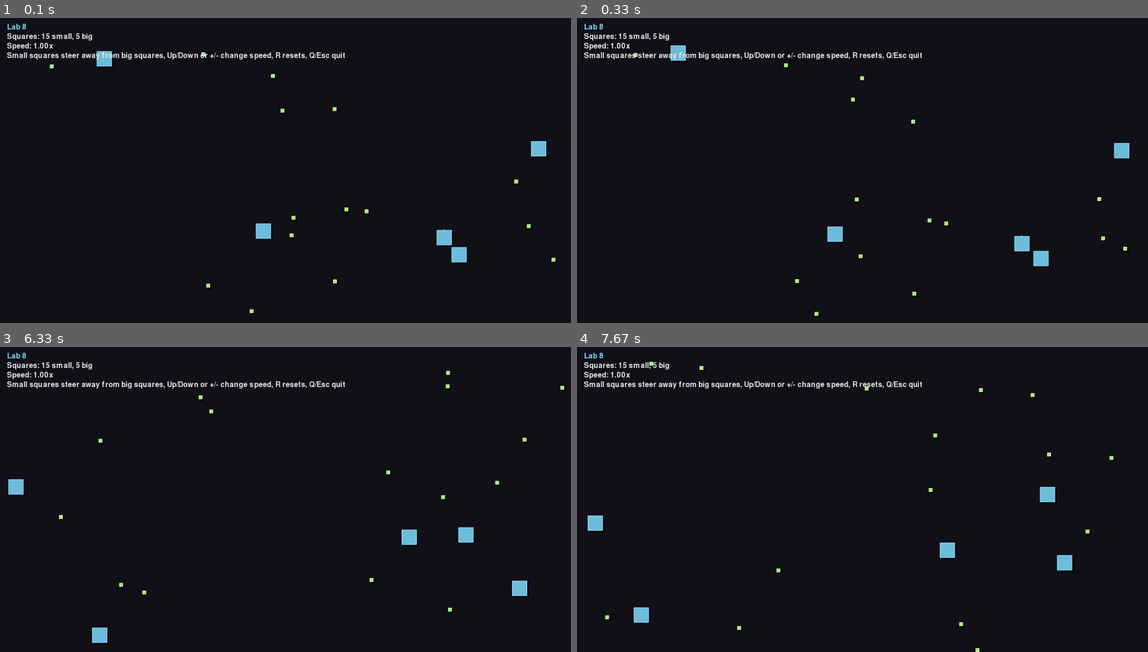
Above: before the commit, frames 1-4 (two rows, left to right).
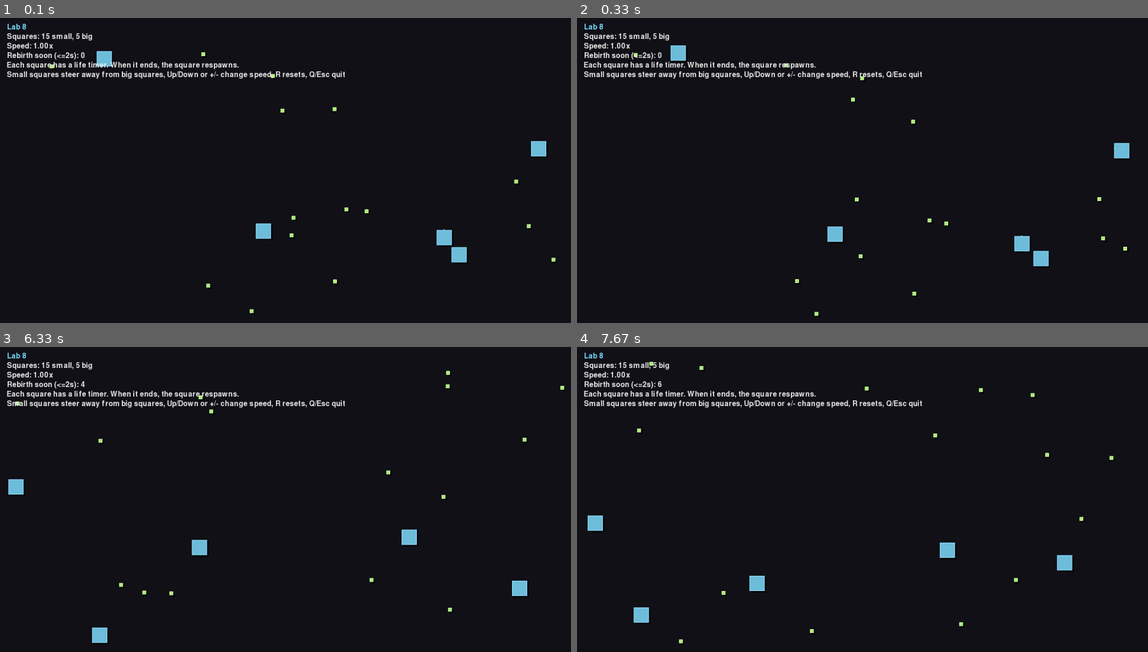
Above: after the commit, the same moments.

Repository: benogeorge/lab8-pygame
Game: pygame game, started from main.py
Same seed, same stepped clock (60 frames per second), same inputs: the game is played once before the commit and once after it.
Inputs:
- Up to frame 1 (0.1 s): no input
- Up to frame 2 (0.33 s): no input
- Up to frame 3 (6.33 s): hold Up 0.33-0.8 s; hold Down 0.83-1.13 s; hold Up 1.17-1.53 s; hold Down 1.57-1.93 s; hold Up 1.97-2.27 s; hold Down 2.3-2.6 s; hold Up 2.63-3 s; hold Down 3.03-3.4 s; hold Up 3.43-3.73 s; hold Down 3.77-4.07 s; hold Up 4.1-4.47 s; hold Down 4.5-4.87 s; hold Up 4.9-5.2 s; hold Down 5.23-5.53 s; hold Up 5.57-5.93 s; hold Down from 5.97 s (still down)
- Up to frame 4 (7.67 s): release Down at 6.33 s; hold Up 6.37-6.67 s; hold Down 6.7-7 s; hold Up 7.03-7.4 s; hold Down from 7.43 s (still down)

The runs differ from the first frame. In frame 1, 1.7% of the frame differs, in the area x 1-61%, y 11-20%; in frame 2, 1.7%; in frame 3, 2.1%; in frame 4, 2.2%, in the area x 1-90%, y 11-100%.

Commit message:
Add life span rebirth and cleanup

Diff:
--- a/main.py
+++ b/main.py
@@ -34,6 +34,10 @@
 LOOKAHEAD_FRAMES = 10
 SIDE_STEER_WEIGHT = 0.96
 AWAY_STEER_WEIGHT = 0.16
+MIN_LIFE_SECONDS = 6
+MAX_LIFE_SECONDS = 14
+MIN_LIFE_FRAMES = FPS * MIN_LIFE_SECONDS
+MAX_LIFE_FRAMES = FPS * MAX_LIFE_SECONDS
 
 
 @dataclass
@@ -45,6 +49,8 @@
     size: int
     speed_factor: float
     color: pygame.Color
+    life_remaining: int
+    life_max: int
 
     def apply_flee(self, others: list["Square"]) -> None:
         if self.size == BIG_SQUARE_SIZE:
@@ -153,7 +159,7 @@
             self.vx *= scale
             self.vy *= scale
 
-    def update(self, width: int, height: int, speed_scale: float, squares: list["Square"]) -> None:
+    def update(self, width: int, height: int, speed_scale: float, squares: list["Square"]) -> bool:
         self.apply_flee(squares)
         movement_scale = speed_scale
         self.x += self.vx * movement_scale
@@ -175,6 +181,18 @@
         self.vx *= STEER_DAMPING
         self.vy *= STEER_DAMPING
         self.recover_cruise_velocity()
+        self.life_remaining -= 1
+        return self.life_remaining <= 0
+
+    def rebirth(self, width: int, height: int) -> None:
+        fresh = create_square(width, height, self.size)
+        self.x = fresh.x
+        self.y = fresh.y
+        self.vx = fresh.vx
+        self.vy = fresh.vy
+        self.color = fresh.color
+        self.life_max = random.randint(MIN_LIFE_FRAMES, MAX_LIFE_FRAMES)
+        self.life_remaining = self.life_max
 
     def draw(self, surface: pygame.Surface) -> None:
         center_x = self.x + self.size / 2
@@ -225,6 +243,7 @@
         190 if size == BIG_SQUARE_SIZE else 235,
         220 if size == BIG_SQUARE_SIZE else 120,
     )
+    life_max = random.randint(MIN_LIFE_FRAMES, MAX_LIFE_FRAMES)
     return Square(
         x=x,
         y=y,
@@ -233,6 +252,8 @@
         size=size,
         speed_factor=speed_factor,
         color=color,
+        life_remaining=life_max,
+        life_max=life_max,
     )
 
 
@@ -292,12 +313,15 @@
                 b.vy = old_a_vy * COLLISION_BOUNCE
 
 
-def draw_overlay(surface: pygame.Surface, font: pygame.font.Font, speed_scale: float) -> None:
+def draw_overlay(surface: pygame.Surface, font: pygame.font.Font, speed_scale: float, squares: list[Square]) -> None:
     small_count = SQUARE_COUNT - BIGGER_SQUARE_COUNT
+    rebirth_soon = sum(1 for square in squares if square.life_remaining <= FPS * 2)
     lines = [
         "Lab 8 ",
         f"Squares: {small_count} small, {BIGGER_SQUARE_COUNT} big",
         f"Speed: {speed_scale:.2f}x",
+        f"Rebirth soon (<=2s): {rebirth_soon}",
+        "Each square has a life timer. When it ends, the square respawns.",
         "Small squares steer away from big squares, Up/Down or +/- change speed, R resets, Q/Esc quit",
     ]
 
@@ -335,13 +359,14 @@
                 speed_scale = 1.0
 
         for square in squares:
-            square.update(WIDTH, HEIGHT, speed_scale, squares)
+            if square.update(WIDTH, HEIGHT, speed_scale, squares):
+                square.rebirth(WIDTH, HEIGHT)
         resolve_collisions(squares)
 
         screen.fill(BACKGROUND)
         for square in squares:
             square.draw(screen)
-        draw_overlay(screen, font, speed_scale)
+        draw_overlay(screen, font, speed_scale, squares)
 
         pygame.display.flip()
         clock.tick(FPS)
Not shown, changed: README.md
Not shown, added: code-explorer/README.md
Not shown, added: .github/agents/code-explorer.agent.md
Not shown, added: code-explorer/app.js
Not shown, added: code-explorer/data.js
Not shown, added: code-explorer/index.html
Not shown, added: code-explorer/site.webmanifest
Not shown, added: code-explorer/styles.css
